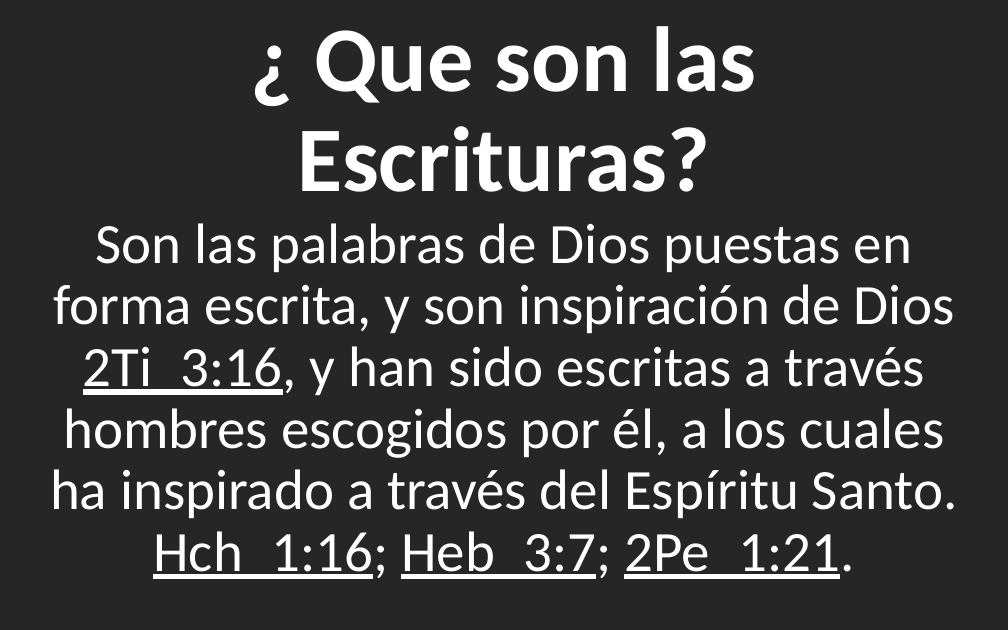
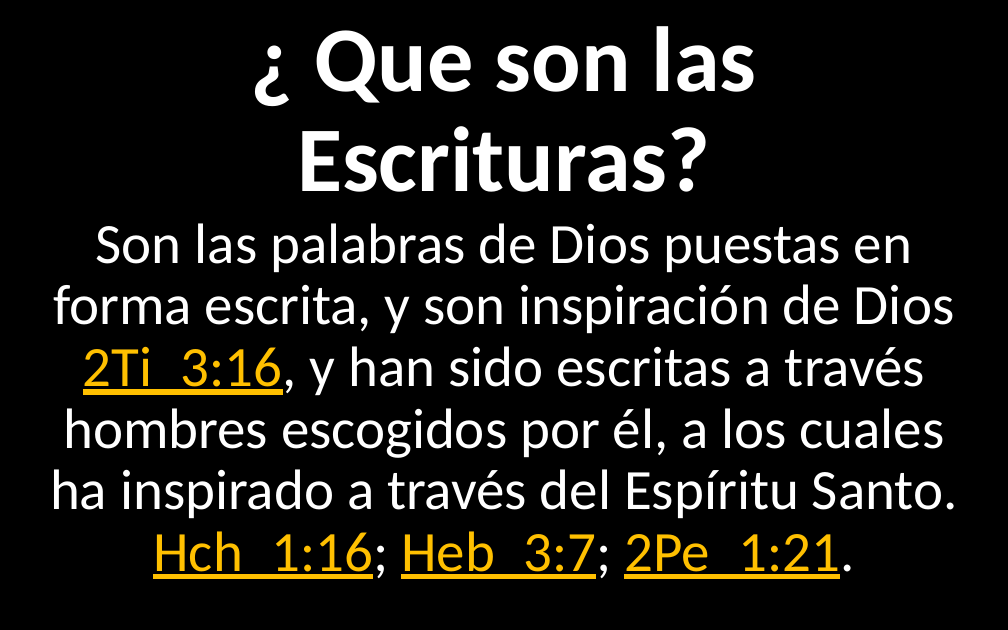
Before and after one commit to CreyTuning/documents, a slide deck: slide 2 of slideshow/Teologia Sistematica y Biblica - Myer Pearlman/Clases/3. Las Escrituras.pptx. Drawn at 1008x630 pixels with LibreOffice and Linux fonts; fonts in the diff are those of the drawing. Boxes give left, top, right and bottom in pixels: in the first picture for what was removed or moved away, otherwise in the second. Text is boxed around its words. In the diff, an @@ line names an element or a change of style, - is before the commit and + after.

Commit message:
3. Las Escrituras [adding styles]

```diff
--- a/slideshow/Teologia Sistematica y Biblica - Myer Pearlman/Clases/3. Las Escrituras.pptx
+++ b/slideshow/Teologia Sistematica y Biblica - Myer Pearlman/Clases/3. Las Escrituras.pptx
@@ background #262626 to #000000 @@
@@ text "Son las palabras de Dios ..." at (50,223,958,579): text colour #FFFFFF to #FFC000 in "2Ti_3:16, Hch_1:16; Heb_3:7; 2Pe_1:21." @@
```
Also in this commit, not shown: 10 other slides changed.
